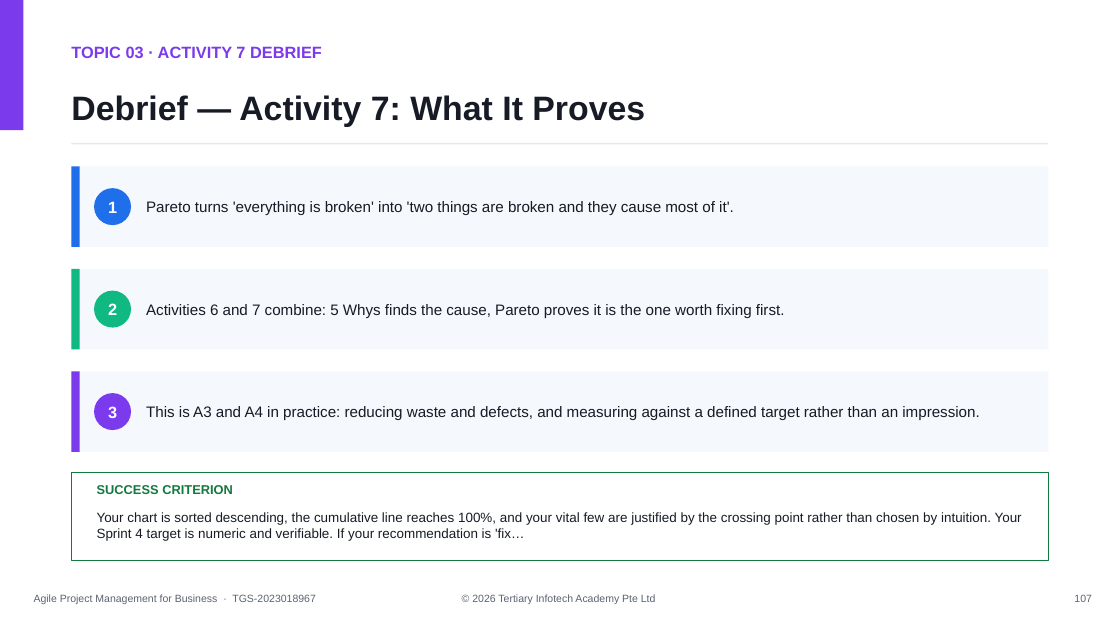
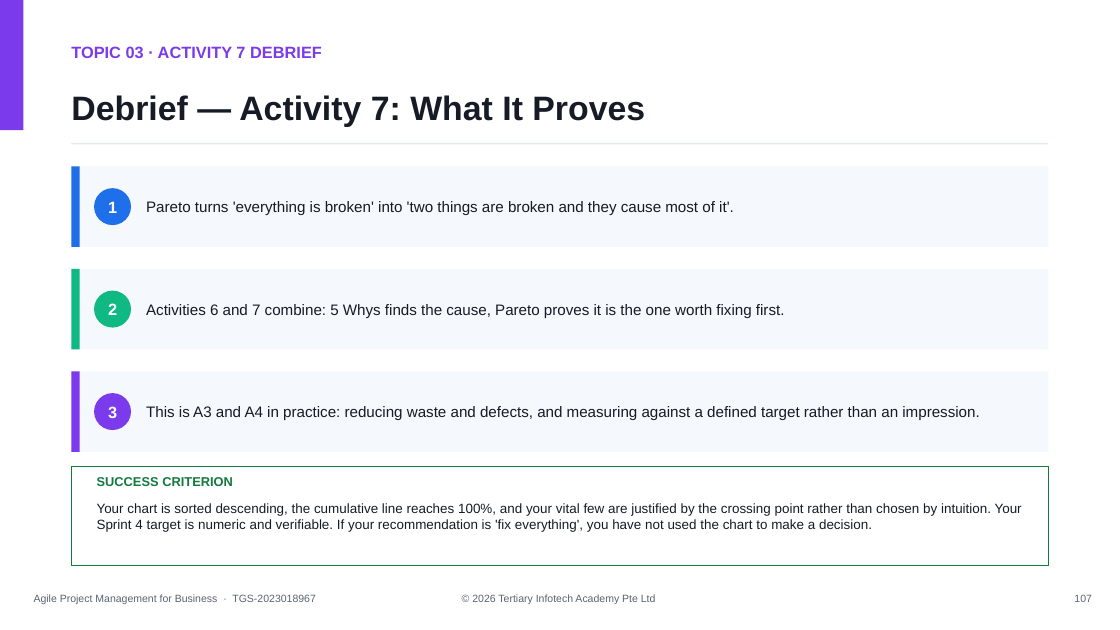
Before and after one commit to tertiarycourses/TGS-2023018967-Agile-Project-Management-for-Business, a slide deck: slide 107 of courseware/WSQ - Master Trainer Slides - Agile Project Management for Business - v9.0.pptx. Drawn at 1120x630 pixels with LibreOffice and Linux fonts; fonts in the diff are those of the drawing. Boxes give left, top, right and bottom in pixels: in the first picture for what was removed or moved away, otherwise in the second. Text is boxed around its words. In the diff, an @@ line names an element or a change of style, - is before the commit and + after.

```diff
--- a/courseware/WSQ - Master Trainer Slides - Agile Project Management for Business - v9.0.pptx
+++ b/courseware/WSQ - Master Trainer Slides - Agile Project Management for Business - v9.0.pptx
@@ rectangle resized from (x1=71, y1=472, x2=1049, y2=560) to (x1=71, y1=466, x2=1049, y2=565) @@
@@ text "SUCCESS CRITERION" moved from (x1=97, y1=485, x2=233, y2=494) to (x1=97, y1=477, x2=233, y2=486) @@
@@ text at (x1=97, y1=503, x2=1022, y2=532): text changed @@
-Your chart is sorted descending, the cumulative line reaches 100%, and your vital few are justified by the crossing point rather than chosen by intuition. Your Sprint 4 target is numeric and verifiable. If your recommendation is 'fix…
+Your chart is sorted descending, the cumulative line reaches 100%, and your vital few are justified by the crossing point rather than chosen by intuition. Your Sprint 4 target is numeric and verifiable. If your recommendation is 'fix everything', you have not used the chart to make a decision.
```
Also in this commit, not shown: 27 other slides changed, 34 other files.
